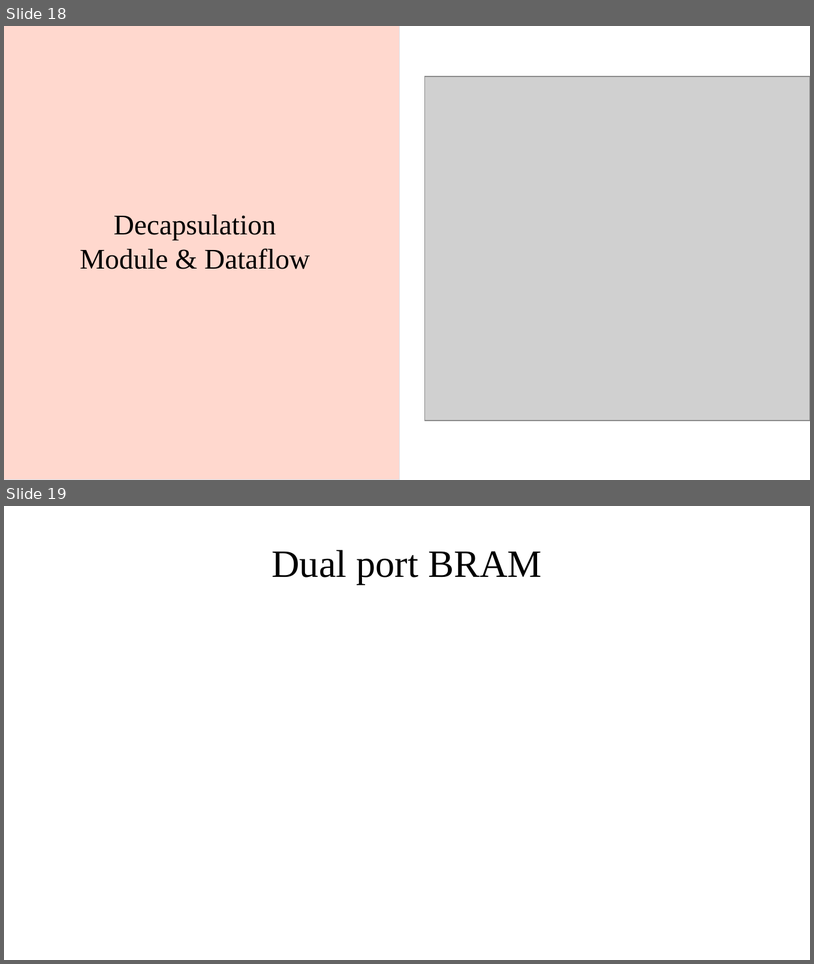
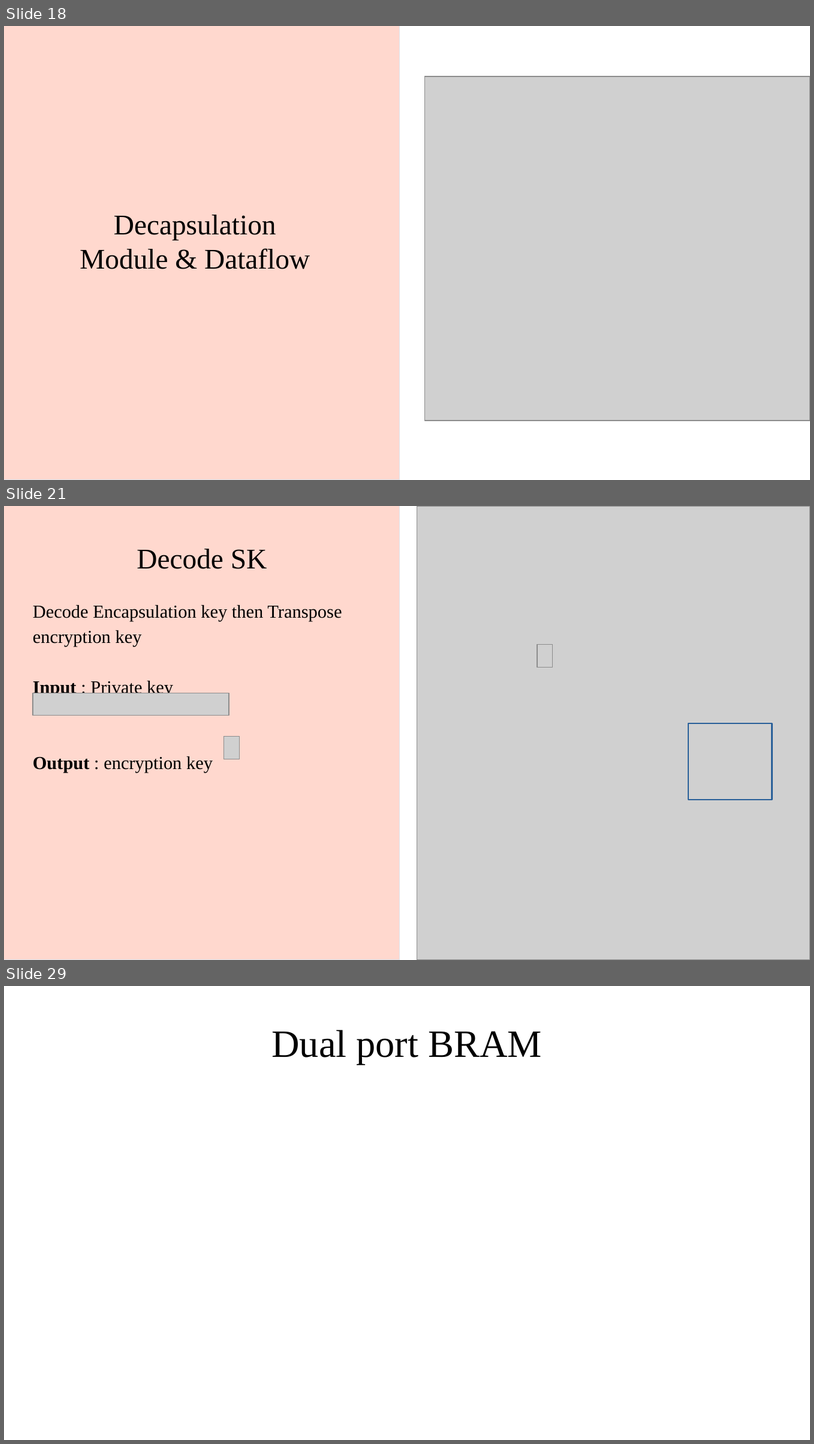
Before and after one commit to NitchayaninT/post-quantum-cryptography-accelerator, a slide deck: workspace/phil/purehardware.odp. Shown one above the other, each under a label of ours: slides 18 and 19 before the commit, slides 18, 21 and 29 after it; the slides between them are not shown. The pictures are 814x964 and 814x1444 pixels, drawn with LibreOffice and Linux fonts; fonts in the diff are those of the drawing; grey boxes stand for pictures. Boxes give left, top, right and bottom in pixels: in the first picture for what was removed or moved away, otherwise in the second. Text is boxed around its words. In the diff, an @@ line names an element or a change of style, - is before the commit and + after.

```diff
--- a/workspace/phil/purehardware.odp
+++ b/workspace/phil/purehardware.odp
@@ slide 21 added at bbox=[4, 506, 810, 960], background #FFFFFF @@
@@ rectangle added at bbox=[4, 506, 400, 960], fill #FFD8CE, outline #DEE6EF 0 pt @@
@@ picture added at bbox=[417, 506, 810, 960] @@
@@ title added at bbox=[137, 549, 267, 569], 28 pt, text #000000 @@
+Decode SK
@@ text added at bbox=[33, 605, 342, 773], 18 pt, text #000000 @@
+Decode Encapsulation key then Transpose encryption key
+Input : Private key
+Output : encryption key
@@ picture added at bbox=[537, 645, 553, 667] @@
@@ picture added at bbox=[33, 693, 228, 715] @@
@@ picture added at bbox=[224, 736, 240, 759] @@
@@ rectangle added at bbox=[689, 723, 773, 799], outline #2A6099 1.45 pt @@
@@ what was slide 19 is now slide 29 @@
```
Also in this commit, not shown: 7 slides changed, 12 other slides added, 2 slides removed, 1 other file.
